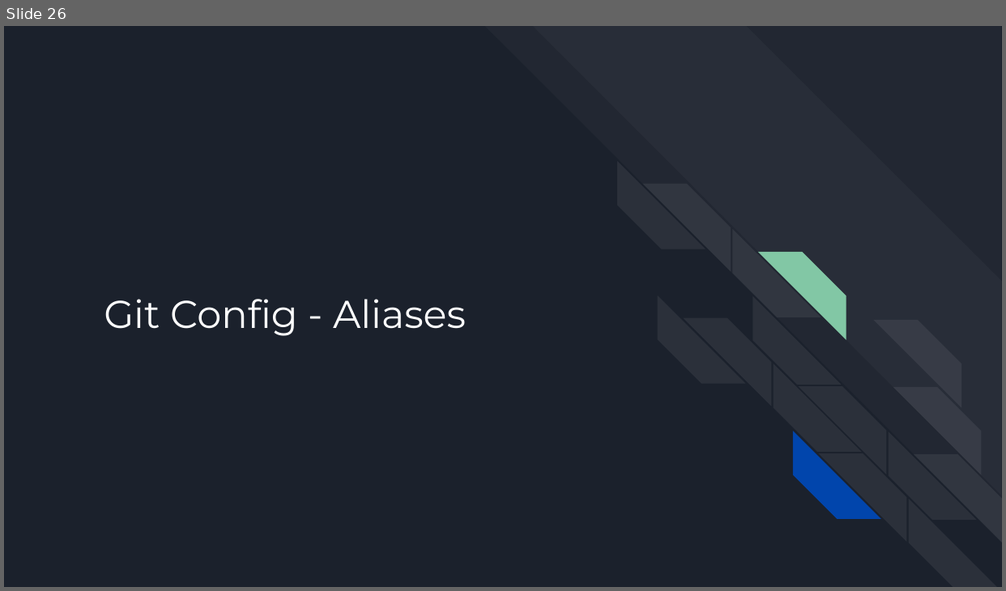
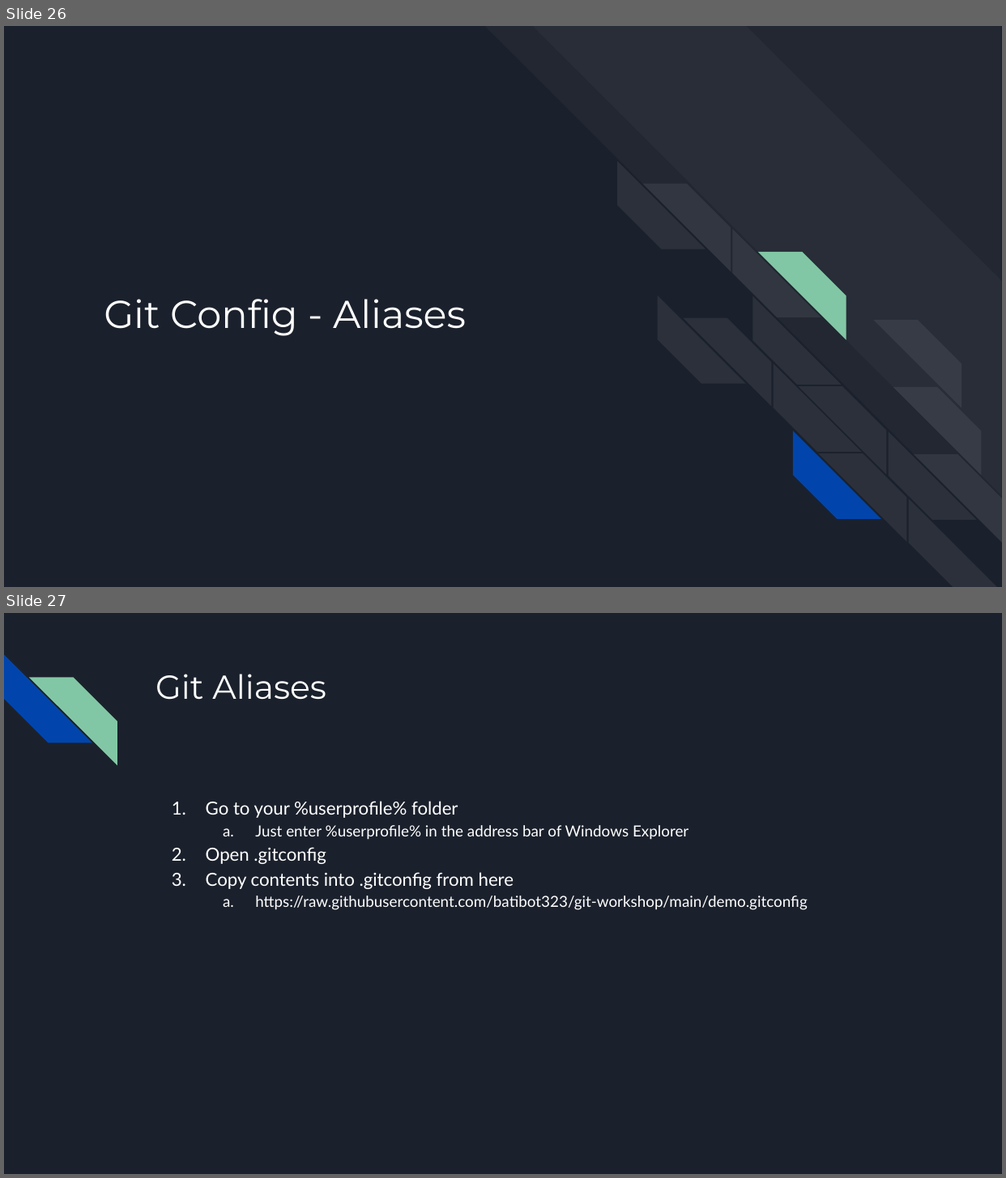
Before and after one commit to batibot323/git-workshop, a slide deck: Git Workshop.pptx. Shown one above the other, each under a label of ours: slide 26 before the commit, slides 26 and 27 after it. The pictures are 1006x591 and 1006x1178 pixels, drawn with LibreOffice and Linux fonts; fonts in the diff are those of the drawing. Boxes give left, top, right and bottom in pixels: in the first picture for what was removed or moved away, otherwise in the second. Text is boxed around its words. In the diff, an @@ line names an element or a change of style, - is before the commit and + after.

```diff
--- a/Git Workshop.pptx
+++ b/Git Workshop.pptx
@@ slide 27 added at (4,613,1002,1174), background #1B212C @@
@@ diag stripe added at (4,655,91,743), fill #0145AC @@
@@ diag stripe added at (29,677,117,764), fill #82C7A5 @@
@@ title added at (155,674,326,700), 24 pt, text #FFFFFF @@
+Git Aliases
@@ text added at (206,801,807,910), 11 pt, text #FFFFFF @@
+1. Go to your %userprofile% folder
+  a. Just enter %userprofile% in the address bar of Windows Explorer
+2. Open .gitconfig
+3. Copy contents into .gitconfig from here
+  a. https://raw.githubusercontent.com/batibot323/git-workshop/main/demo.gitconfig
```
Also in this commit, not shown: 16 other slides added, 2 slides removed.
